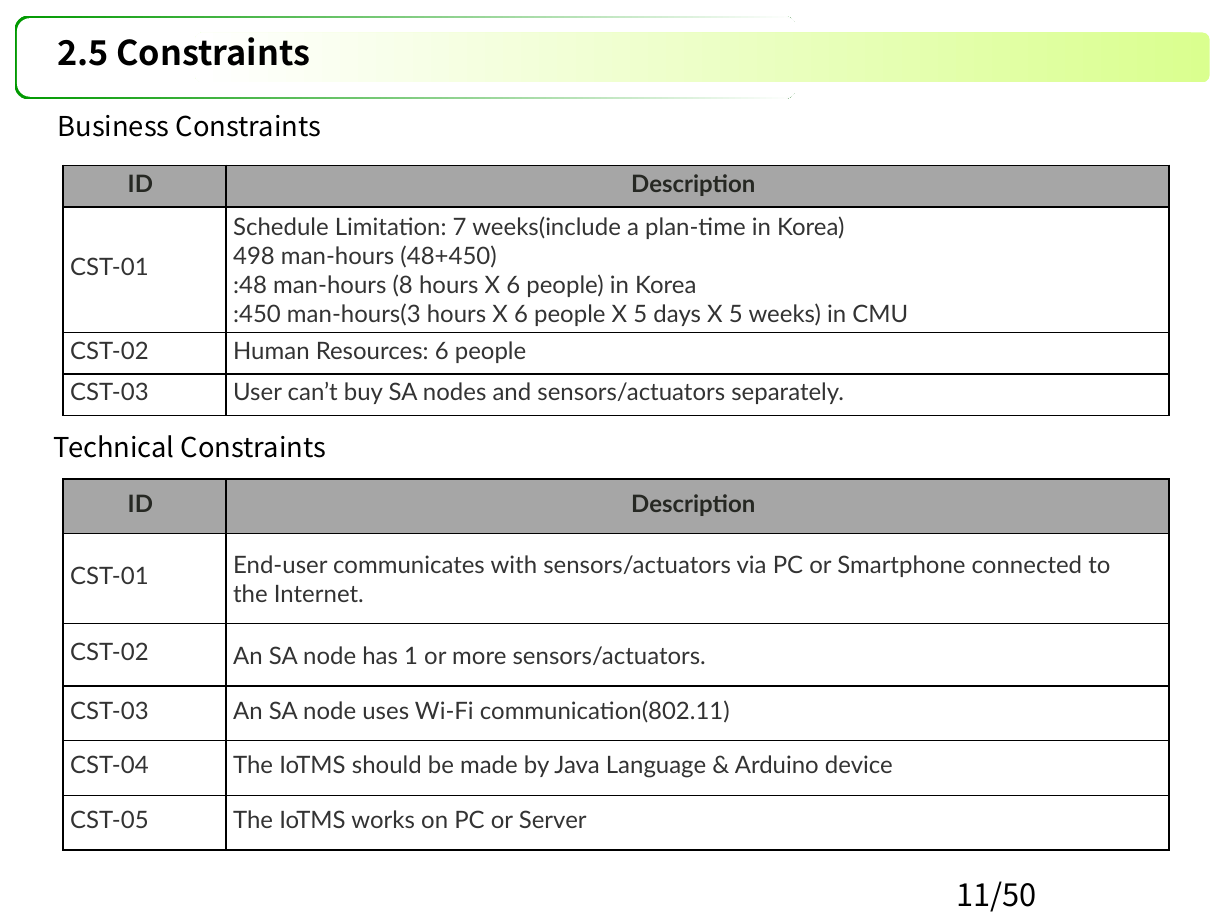
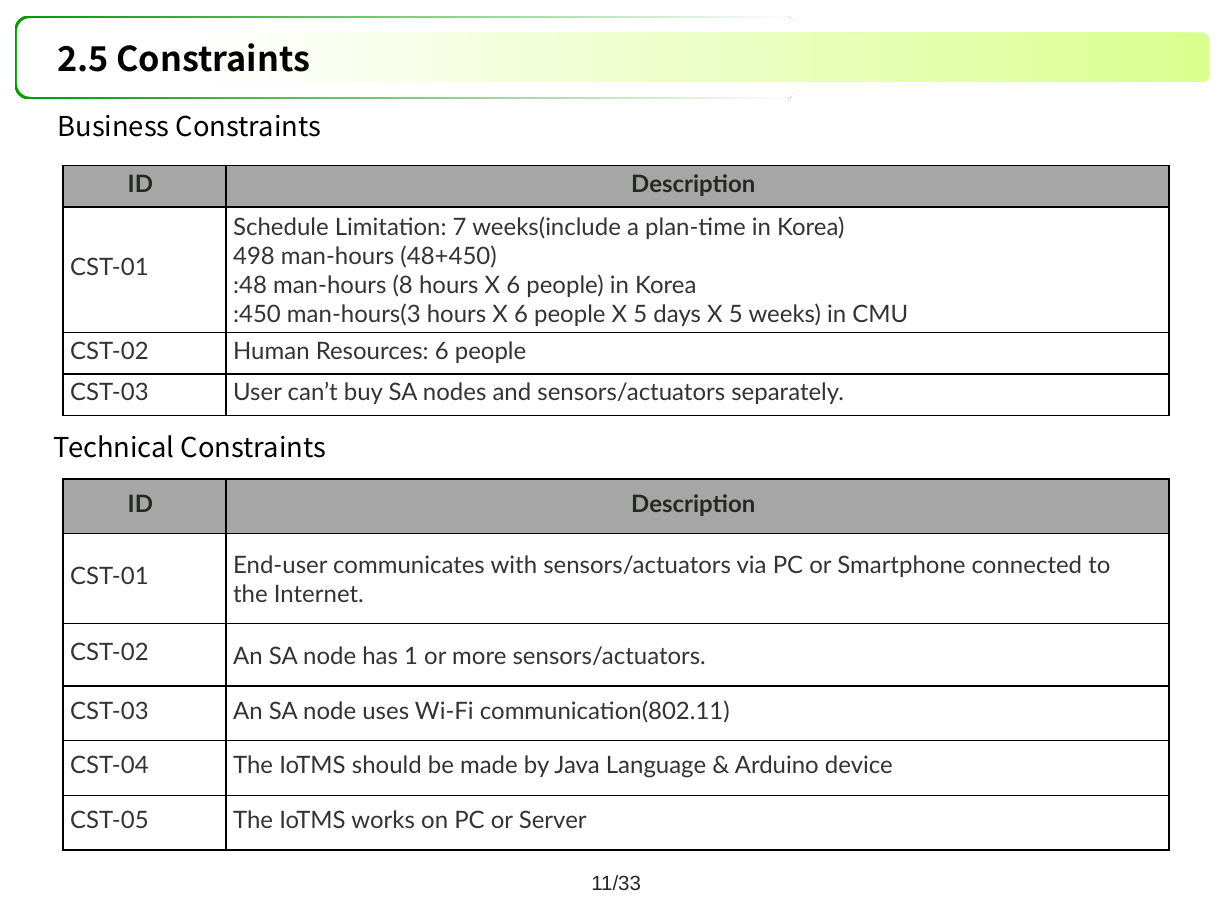
Before and after one commit to youkkwon/smarthome, a slide deck: slide 11 of doc/Docs/IoT System Final Presentation_06271447.pptx. Drawn at 1232x924 pixels with LibreOffice and Linux fonts; fonts in the diff are those of the drawing. Boxes give left, top, right and bottom in pixels: in the first picture for what was removed or moved away, otherwise in the second. Text is boxed around its words. In the diff, an @@ line names an element or a change of style, - is before the commit and + after.

```diff
--- a/doc/Docs/IoT System Final Presentation_06271447.pptx
+++ b/doc/Docs/IoT System Final Presentation_06271447.pptx
@@ title "2.5 Constraints": place and size @@
-title "2.5 Constraints" at bbox=[57, 37, 310, 66]
+title "2.5 Constraints" at bbox=[57, 43, 310, 72]
@@ page number added at bbox=[591, 875, 641, 891], 12 pt, text #262626 @@
+11/33
@@ page number removed at bbox=[957, 881, 1037, 912] @@
-11/50
```
Also in this commit, not shown: 39 other slides changed.
